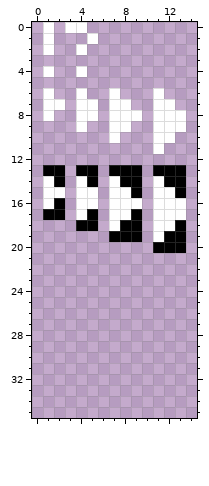
A pixel-art file gets an edit: 1 - bunny/icons/icons.aseprite. Above: the version before the commit.
50x50 pixels, 1 frame. Shown: x 0..14, y 0..35.
And afterwards:
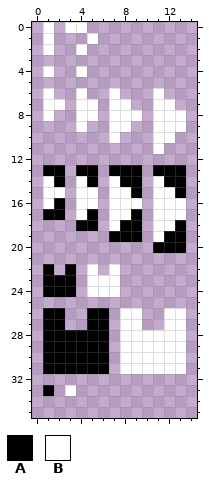
Palette (. is transparent): A #000000  B #ffffff
Difference:
Changed rows in their new state; - is an unchanged pixel.
first column x 1:
22 A-A-B-B------
23 AAA-BBB------
24 AAA-BBB------
26 AA--AA-BB--BB
27 AA--AA-BB--BB
28 AAAAAA-BBBBBB
29 AAAAAA-BBBBBB
30 AAAAAA-BBBBBB
31 AAAAAA-BBBBBB
33 A-B----------
